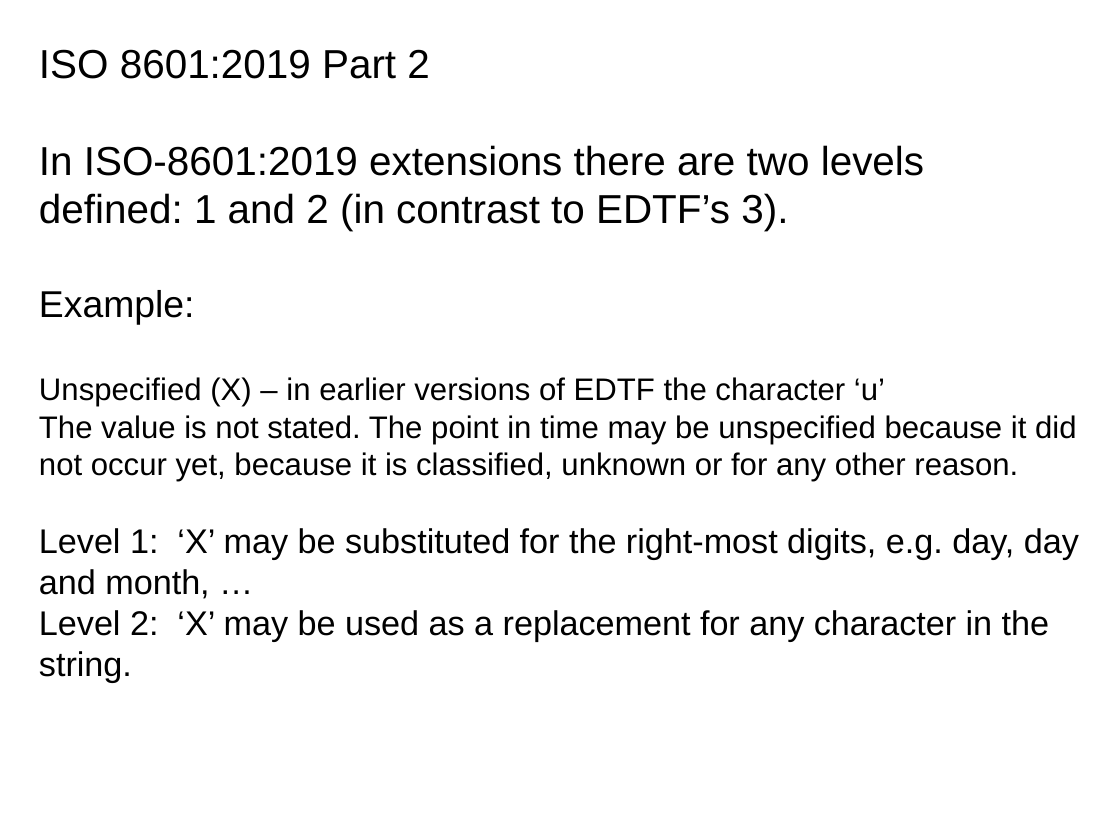
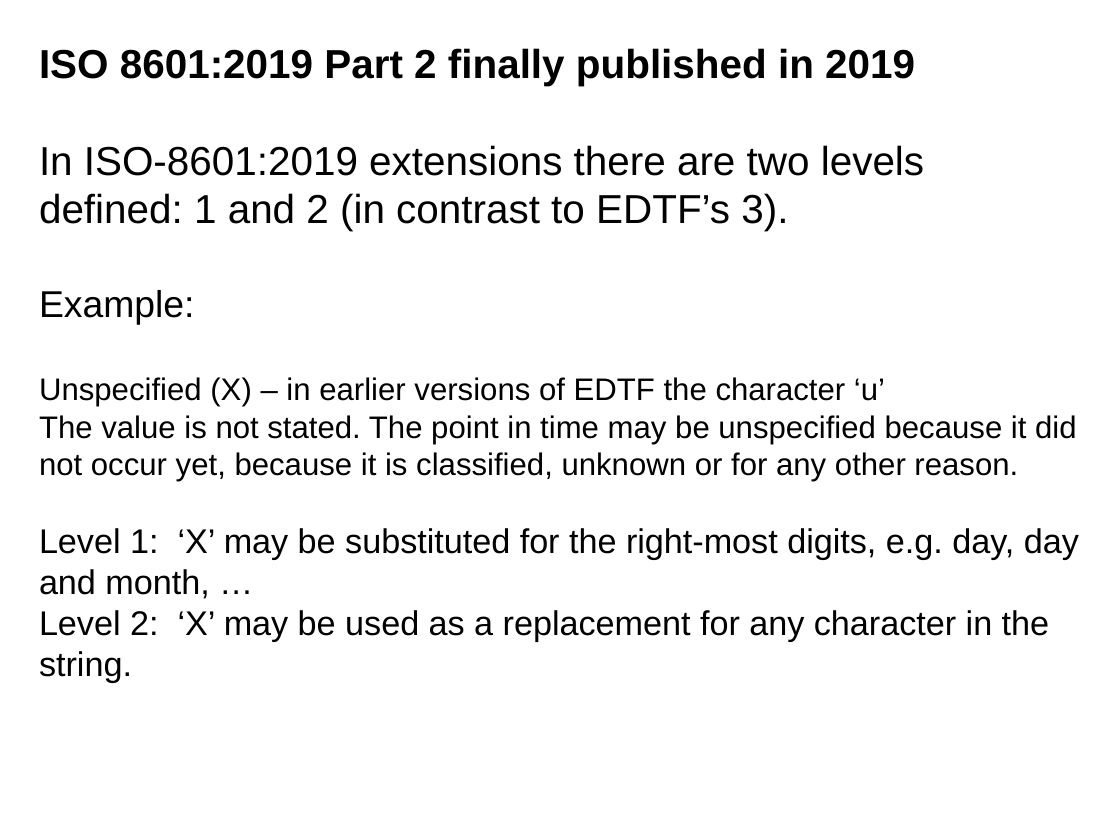
Before and after one commit to re-Isearch/date, a slide deck: slide 40 of Slides/ISO8601-Presentation.pptx (slide 39 before the commit). Drawn at 1120x840 pixels with LibreOffice and Linux fonts; fonts in the diff are those of the drawing. Boxes give left, top, right and bottom in pixels: in the first picture for what was removed or moved away, otherwise in the second. Text is boxed around its words. In the diff, an @@ line names an element or a change of style, - is before the commit and + after.

```diff
--- a/Slides/ISO8601-Presentation.pptx
+++ b/Slides/ISO8601-Presentation.pptx
@@ text at <box>39,48,915,86</box>: text changed; bold on @@
-ISO 8601:2019 Part 2
+ISO 8601:2019 Part 2 finally published in 2019
```
Also in this commit, not shown: 5 other slides changed, 3 slides added, 1 other file.
